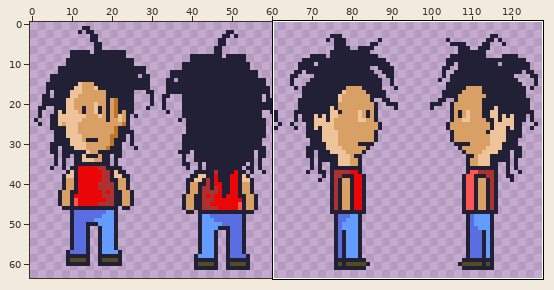
Sprite sheet -- src/images/alex.png. Above, an overview of the earlier version with the close-up marked.
Close-up. Before:
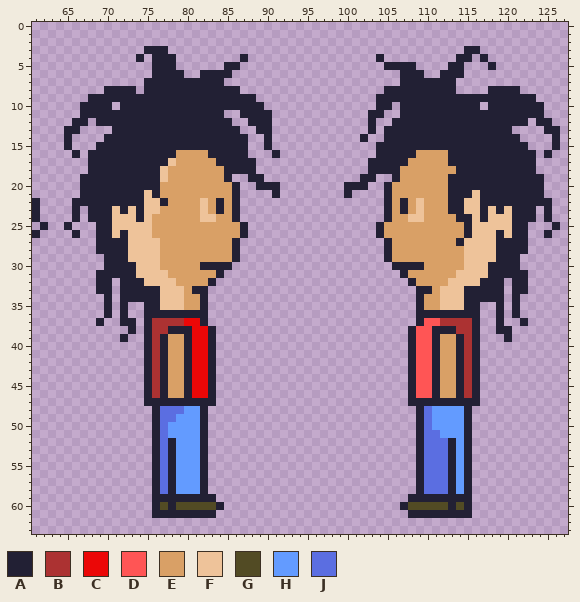
The file is 128x64 pixels. Shown: x 61..127, y 0..63. The commit also changed other parts of the picture, which this record leaves out.
Palette (. is transparent): A #222034  B #ac3232  C #eb0707  D #ff5555  E #d9a066  F #eec39a  G #524b24  H #639bff  J #5b6ee1
Pixels before (only the part around the change), first column x 61:
 0 ...................................................................
 1 ...................................................................
 2 ...................................................................
 3 ..............AAA.....................................AA...........
 4 .............A.AAA........A................A.........AA.A..........
 5 ...............AAA......AA..................AAAA....AA...A.........
 6 ...............AAAA..AAAA.....................AAA..AAA.............
 7 ..............AAAAAAAAAA......................AAAAAAA..............
 8 .........AAAA.AAAAAAAAAAAA..................AAAAAAAAA....AAAA......
 9 .......AAAAAAAAAAAAAAAAAAAAA...............AAAAAAAAAAAAAAAAAAAA....
10 ......AAAA.AAAAAAAAAAAAAAAAAA..............AA.AAAAAAAAAA.AAAAAAA...
11 ......AAAAAAAAAAAAAAAAAA..AAAA............AA..AAAAAAAAAAAAAAAAAA...
12 .....AA.AAAAAAAAAAAAAAAAA..AAA............A..AAAAAAAAAAAAAAAAA.AA..
13 ....AA....AAAAAAAAAAAAAAAA..AA............A.AAAAAAAAAAAAAAAA....AA.
14 ....A....AAAAAAAAAAAAAAAAAA..A...........A..AAAAAAAAAAAAAAAAA....A.
15 ....A...AAAAAAAAAAAAAAAAAAA..A.............AAAAAAAAAAAAAAAAAAA...A.
16 .....A.AAAAAAAAAAAEEEEAAAAA...A............AAAAAEEEEAAAAAAAAAAA.A..
17 .......AAAAAAAAAAFEEEEEAAAAA..............AAAAAEEEEEAAAAAAAAAAA....
18 .......AAAAAAAAAFEEEEEEEAAAA..............AAAAEEEEEEEAAAAAAAAAA....
19 ......AAAAAAAAAAFEEEEEEEA..AA............AA..AEEEEEEAAAAAAAAAAAA...
20 ......AAAAAAAAAAEEEEEEEEEA..AAA........AAA..AEEEEEEEAAAAAAAAAAAA...
21 ......AAAAAAAAFAEEEEEEEEEA....A........A....AEEEEEEEAAAFAAAAAAAA...
22 A....AAAAAAAAAFFAEEEEFEAEA..................AEAEFEEEAAFFAAAAAAAAA..
23 A....A.AAAFAFAFFEEEEEFEAEA..................AEAEFEEEAAFFAFAFAAA.A..
24 A....A.AAAFFFAFEEEEEEFFEEA..................AEEFFEEEEAAFAFFFAAA.A..
25 .A..A...AAFFFFFEEEEEEEEEEEA................AEEEEEEEEEEAFFFFFAA...A.
26 A....A..AAFAFFFEEEEEEEEEEEA................AEEEEEEEEEEAFFFAFAA..A..
27 ........AAAAFFFFEEEEEEEEEA..................AEEEEEEEEAFFFFAAAA.....
28 ........AAAAFFFFEEEEEEEEEA..................AEEEEEEEEEFFFFAAAA.....
29 .........AAAFFFFEEEEEEEEEA..................AEEEEEEEEEFFFFAAA......
30 .........AAAAFFFEEEEEAAAA....................AAAAEEEEEFFFAAAA......
31 ........AAAAAFFFFEEEEEEA......................AEEEEEEFFFFAAAAA.....
32 ........AA.AAAFFFFEEEEA........................AEEEEFFFFAAA.AA.....
33 ........AA.AAAAAFFFEAA..........................AAEFFFAAAAA.AA.....
34 .........A.AAAAAFFFEEA..........................AEEFFFAAAAA.A......
35 .........A.A..AAFFFEEA..........................AEEFFFAA..A.A......
36 .........A.A..AAAAAAAA..........................AAAAAAAA..A.A......
37 ........A..AA.ABBBBCCA..........................ADDBBBBA..A..A.....
38 ............A.ABBAAACCA........................ADDAAABBA..AA.......
39 ...........A..ABAEEACCA........................ADDAEEABA...A.......
40 ..............ABAEEACCA........................ADDAEEABA...........
41 ..............ABAEEACCA........................ADDAEEABA...........
42 ..............ABAEEACCA........................ADDAEEABA...........
43 ..............ABAEEACCA........................ADDAEEABA...........
44 ..............ABAEEACCA........................ADDAEEABA...........
45 ..............ABAEEACCA........................ADDAEEABA...........
46 ..............ABAEEACCA........................ADDAEEABA...........
47 ..............AAAAAAAAA........................AAAAAAAAA...........
48 ...............AJJJHHA..........................AJHHHHA............
49 ...............AJJHHHA..........................AJHHHHA............
50 ...............AJHHHHA..........................AJHHHHA............
51 ...............AJHHHHA..........................AJJHHHA............
52 ...............AJAHHHA..........................AJJJAHA............
53 ...............AJAHHHA..........................AJJJAHA............
54 ...............AJAHHHA..........................AJJJAHA............
55 ...............AJAHHHA..........................AJJJAHA............
56 ...............AJAHHHA..........................AJJJAHA............
57 ...............AJAHHHA..........................AJJJAHA............
58 ...............AJAHHHA..........................AJJJAHA............
59 ...............AAAAAAAA........................AAAAAAAA............
60 ...............AGAGGGGGA......................AGGGGGAGA............
61 ...............AAAAAAAA........................AAAAAAAA............
62 ...................................................................
63 ...................................................................
Now the later version:
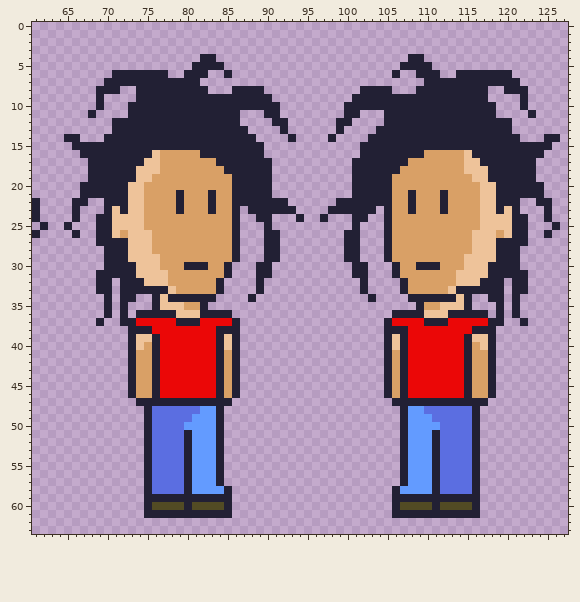
Difference:
Changed rows in their new state; - is an unchanged pixel.
first column x 65:
 3 ----------...-------------------------------------..----------
 4 ---------.-...---AA---.----------------.---AA----..-.---------
 5 -----------...--AAAA..------------------..--AA--..---.--------
 6 ------AAAAA--..AA-..---------------------A..-AA..-AAAAAA------
 7 -----AAAAA-------...----------------------...----AAAAAAAA-----
 8 ----A--..A--------...-AAA------------AAA-...-----AAAA..--A----
 9 ---.-....---------------AA----------AAA--------------....-.---
10 --..-.-.-----------------AA--------AAAA--A----------A-...-..--
11 --.-....------------AA...-A--------AA-..AA------------....-.--
12 -..-..---------------A-...AA------AA--.-A---------------..-..-
13 ..--------------------A-..-A------A---.A--------------------..
14 -A---------------------A-.--A----A---.AA--------------------A-
15 .AAA-------------------AA.-----------AA-------------------AAA.
16 -.A--------FEE---A-----AA-.----------AA-----A---EEF--------A.-
17 ----------FFEE----------AA----------AA----------EEFF----------
18 ---------FFFE-----------AA----------AA-----------EFFF---------
19 --.------FFEE-------EAA--A----------A--AAE------EEEFF------.--
20 --------FFEE----------AA--.--------.--AA--------EEEEFF--------
21 --------FFEE--A---A---AAAA.--------.AAAA---A---AEEEEFF--------
22 ---..---FFEEE-A--EAE--AAAAAA------AAAAAA--EAE--AEEEEFF---..---
23 ---..----FEE--A--EAE---AAAAAA----AAAAAA---EAE--AEEEEF----..---
24 ---.-----FE------EE-----AA---A--A---AA-----EE----EEEF-----.---
25 ----------E----------A.--A----------A--.A---------EE----------
26 -------E-------------A.--AA--------AA--.A---------E---E-------
27 -----------E-------------AA--------AA------------EE-----------
28 ----.------E-------------AA--------AA-------------E------.----
29 -------------------------AA--------AA-------------------------
30 ---------------AA-EE----AA----------AA----EE-AA---------------
31 -------------------EA---AA----------AA---AE-------------------
32 -------------E----EA----A------------A----AE----E-------------
33 ------------A-E-EEEA----A------------A----AEEE-E-A------------
34 ---------..--AAAA-A----A--------------A----A-AAAA--..---------
35 ----------.----------------------------------------.----------
36 ---------A----FFF-AAA--------------------AAA-FFF----A---------
37 ---------CCCCCAAACCCCA------------------ACCCCAAACCCCCA--------
38 ---------A-CCCCC--CAAA------------------AAACCCCCCCC-AA..------
39 -------.AFFACCCC--CAFA------------------AFACCCCCCCAFFA-.------
40 --------AFEACCCC--CAFA------------------AFACCCCCCCAEFA--------
41 --------AEEACCCC--CAEA------------------AEACCCCCCCAEEA--------
42 --------AEEACCCC--CAEA------------------AEACCCCCCCAEEA--------
43 --------AEEACCCC--CAEA------------------AEACCCCCCCAEEA--------
44 --------AEEACCCC--CAEA------------------AEACCCCCCCAEEA--------
45 --------AEEACCCC--CAEA------------------AEACCCCCCCAEEA--------
46 --------AEEACCCC--CAEA------------------AEACCCCCCCAEEA--------
47 ---------A---------AA--------------------AA---------A---------
48 ----------AJ---JJHHA----------------------AHH-JJJJJA----------
49 ----------AJ--JJ-HHA----------------------AHHHJJJJJA----------
50 ----------AJ-JJ--HHA----------------------AHHH-JJJJA----------
51 ----------AJ-JJA-HHA----------------------AHHHAJJJJA----------
52 ----------AJ-JJA-HHA----------------------AHHHA-JJJA----------
53 ----------AJ-JJA-HHA----------------------AHHHA-JJJA----------
54 ----------AJ-JJA-HHA----------------------AHHHA-JJJA----------
55 ----------AJ-JJA-HHA----------------------AHHHA-JJJA----------
56 ----------AJ-JJA-HHA----------------------AHHHA-JJJA----------
57 ----------AJ-JJA-HHA----------------------AHHHA-JJJA----------
58 ----------AJ-JJA-HHHA--------------------AHHHHA-JJJA----------
59 ----------A--------AA--------------------AA--------A----------
60 ----------AG-G-A---GA--------------------AG---A-G-GA----------
61 ----------A--------AA--------------------AA--------A----------
Changed places in both close-ups, as pixel boxes (x1, y1, x2, y2):
changed: (64, 46, 560, 518)
